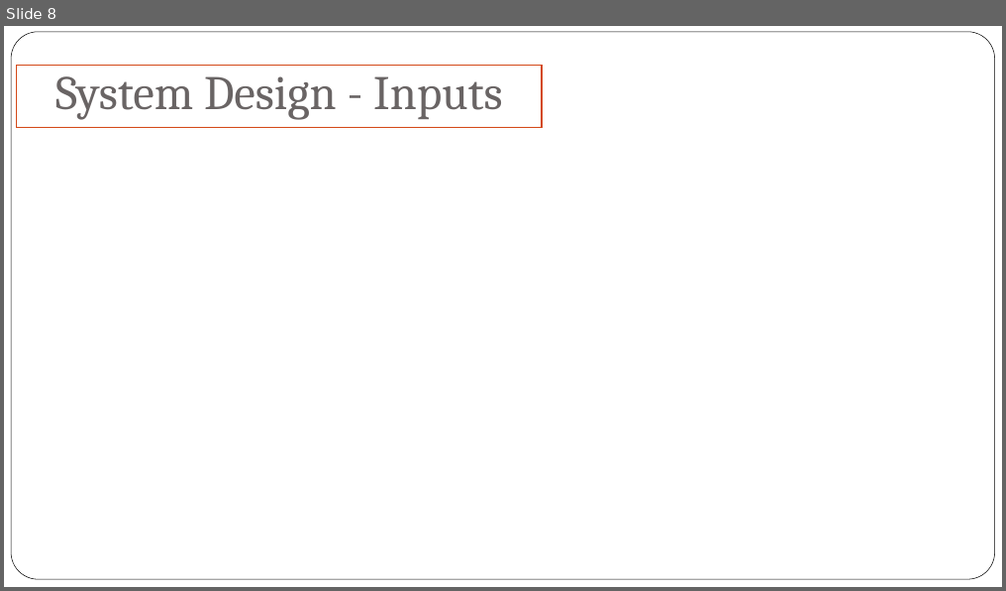
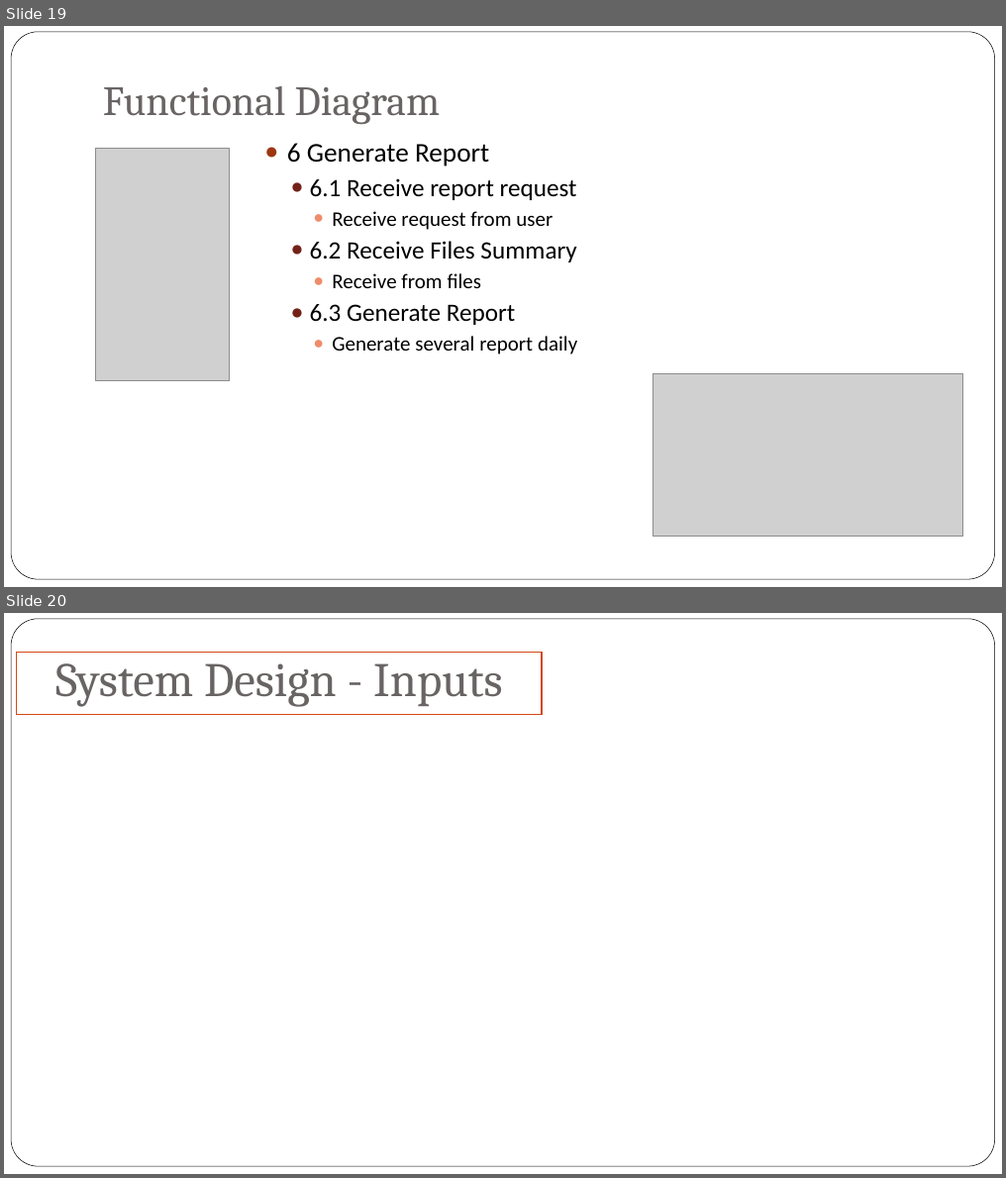
Before and after one commit to jyu1129/Library-System-IS-assignment, a slide deck: Final presentation/CaseStudy Final Presentation.pptx. Shown one above the other, each under a label of ours: slide 8 before the commit, slides 19 and 20 after it. The pictures are 1006x591 and 1006x1178 pixels, drawn with LibreOffice and Linux fonts; fonts in the diff are those of the drawing; grey boxes stand for pictures; background and template pictures are left out. Boxes give left, top, right and bottom in pixels: in the first picture for what was removed or moved away, otherwise in the second. Text is boxed around its words. In the diff, an @@ line names an element or a change of style, - is before the commit and + after.

```diff
--- a/Final presentation/CaseStudy Final Presentation.pptx
+++ b/Final presentation/CaseStudy Final Presentation.pptx
@@ slide 19 added at box(4, 26, 1002, 587), background picture (left out); not listed: 1 template element that a slide beside it also shows @@
@@ title added at box(103, 86, 441, 124), 40 pt, text #696464 @@
+Functional Diagram
@@ text added at box(287, 143, 577, 355), 20 pt, text #000000 @@
+● 6 Generate Report
+  ● 6.1 Receive report request
+    ● Receive request from user
+  ● 6.2 Receive Files Summary
+    ● Receive from files
+  ● 6.3 Generate Report
+    ● Generate several report daily
@@ picture added at box(95, 148, 229, 380) @@
@@ picture added at box(653, 374, 963, 537) @@
@@ what was slide 8 is now slide 20 @@
```
Also in this commit, not shown: 1 slide changed, 11 other slides added, 3 other files.
